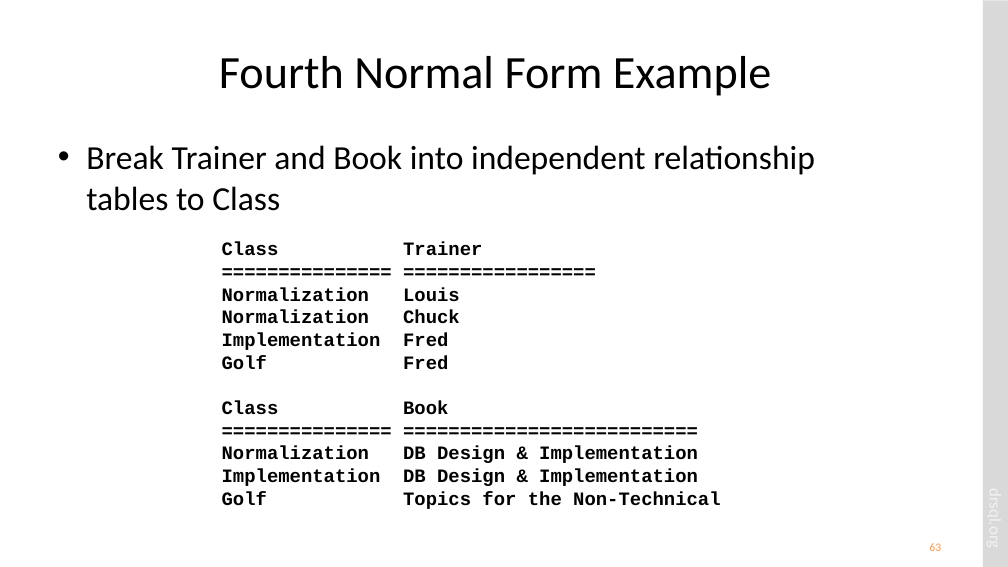
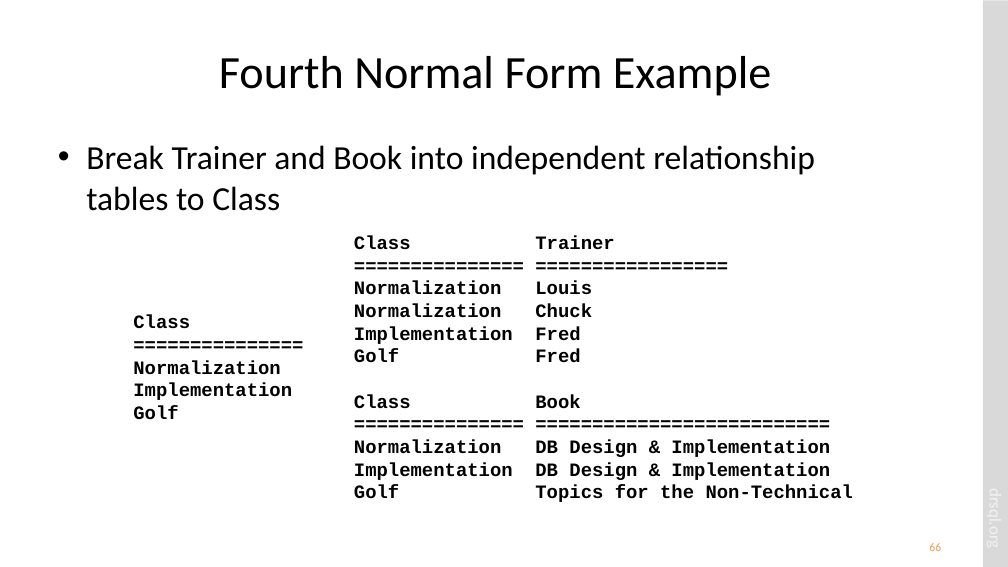
Before and after one commit to drsqlgithub/Presentation-Downloads, a slide deck: slide 66 of Relational Database Design/Relational Database Design.pptx (slide 63 before the commit). Drawn at 1008x567 pixels with LibreOffice and Linux fonts; fonts in the diff are those of the drawing. Boxes give left, top, right and bottom in pixels: in the first picture for what was removed or moved away, otherwise in the second. Text is boxed around its words. In the diff, an @@ line names an element or a change of style, - is before the commit and + after.

Commit message:
New version of Relational Database Design session

```diff
--- a/Relational Database Design/Relational Database Design.pptx
+++ b/Relational Database Design/Relational Database Design.pptx
@@ text "Class Trainer": place and size @@
-text "Class Trainer" at box(222, 242, 720, 509)
+text "Class Trainer" at box(354, 236, 853, 502)
@@ text added at box(133, 315, 292, 419), 18 pt, text #000000, bold @@
+Class
+===============
+Normalization
+Implementation
+Golf
```
Also in this commit, not shown: 19 other slides changed, 4 slides added, 1 slide removed.
